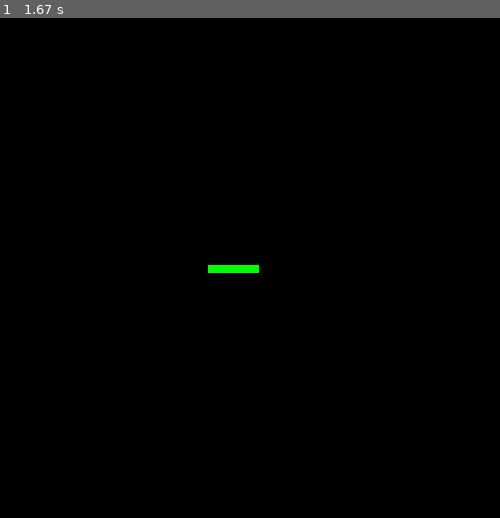
Above: before the commit, frame 1.
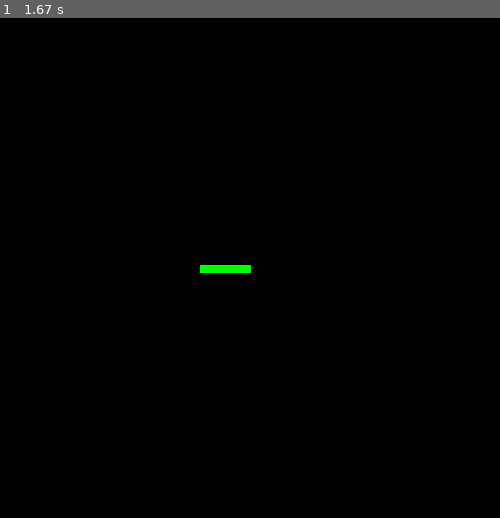
Above: after the commit, the same moment.

Repository: hephzibahponcellat/pygames
Game: pygame game, started from snake/main.py
Two runs of this game, one before a commit and one after it. Both use one fixed random seed, a clock stepped at 60 frames per second and the inputs below.
Inputs:
- Up to frame 1 (1.67 s): hold Right 0.33-0.8 s

The runs differ from the first frame. In frame 1, less than 0.1% of the frame differs, in the area x 40-52%, y 49-51%.

Commit message:
Update main.py

Diff:
--- a/snake/main.py
+++ b/snake/main.py
@@ -9,21 +9,25 @@
 
     # initial position for snake with food
     x1y1, x2y2, snake_len = snake_initial_position(screen)
+    print(x1y1, x2y2, snake_len)
 
     # once any arrow key pressed, start the game
     game_on, snake_speed, key_pressed = start_game()
     print(game_on, snake_speed, key_pressed)
 
+    clock = pygame.time.Clock()
+
     # while game is on
     while game_on:
+        clock.tick(snake_speed)
         # move the snake
         x1y1, x2y2 = move_snake(snake_speed, key_pressed,
                                 x1y1, x2y2, screen, snake_len)
+        print("#", x1y1, x2y2)
 
         # check if it has hit the wall
         # if yes, end game
         hit_wall = did_hit_wall(x1y1, x2y2)
-        print(x1y1, x2y2)
         if hit_wall:
             sys.exit()
 
